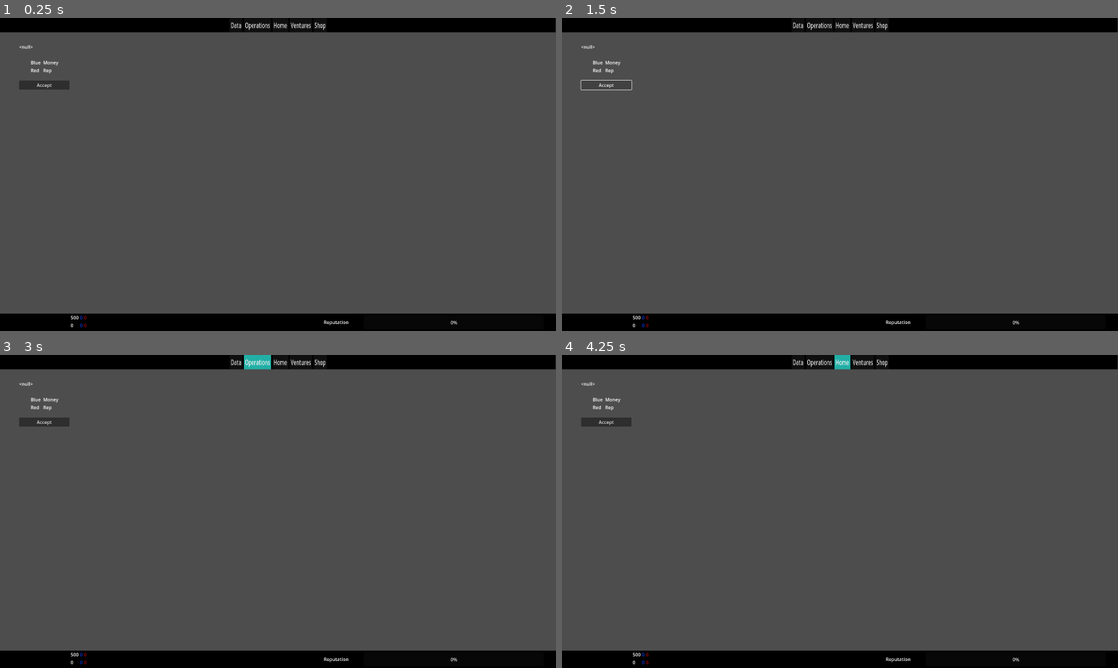
Above: before the commit, frames 1-4 (two rows, left to right).
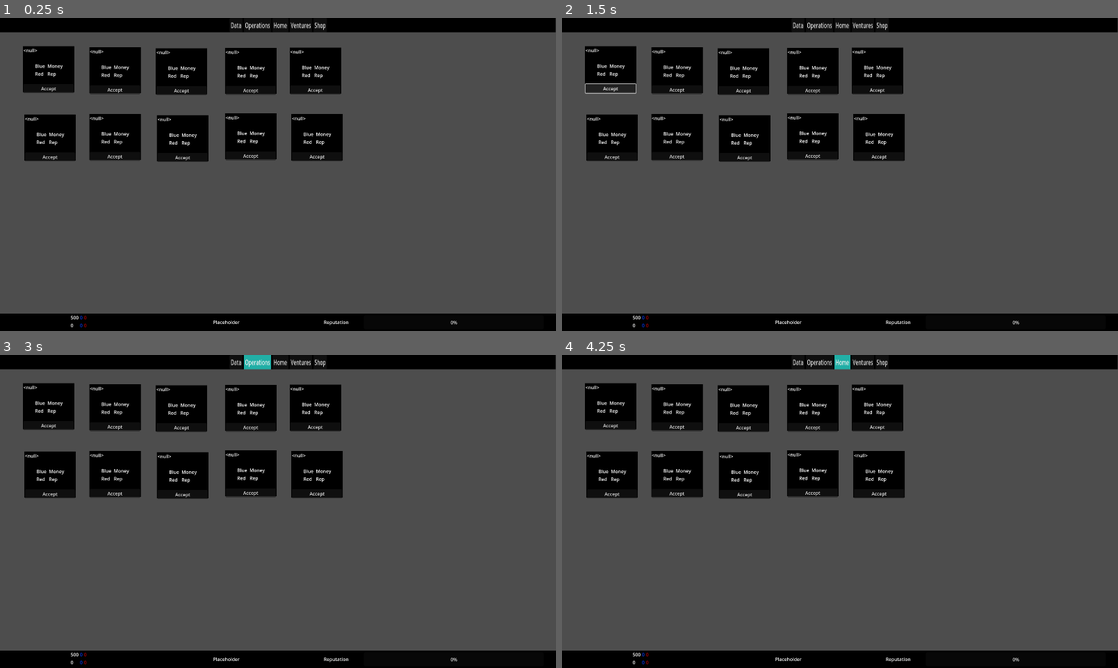
Above: after the commit, the same moments.

Repository: worrall1/PrivacyGame
Game: Godot game, scene res://Data.tscn
Two runs of this game, one before a commit and one after it. Both use one fixed random seed, a clock stepped at 60 frames per second and the inputs below. The project has no main scene, so this scene is started directly.
Inputs:
- Up to frame 1 (0.25 s): no input
- Up to frame 2 (1.5 s): click "Data" at 0.5 s; click "Accept" at 1.25 s
- Up to frame 3 (3 s): click "Accept" at 2 s; click "Operations" at 2.75 s
- Up to frame 4 (4.25 s): click "Home" at 3.5 s

The runs differ from the first frame. In frame 1, 14% of the frame differs, in the area x 3-62%, y 8-98%; in frame 2, 14%; in frame 3, 14%; in frame 4, 14%.
Error in both runs: Invalid assignment of property or key 'text' with value of type 'Nil' on a base object of type 'Label'. (res://DataOffer.gd:12)

Commit message:
Data Layout

Diff:
--- a/BottomBar.gd
+++ b/BottomBar.gd
@@ -14,4 +14,5 @@
 	get_node("HBoxContainer/VBoxContainer2/BDPS").text = str(Globals.bdps)
 	get_node("HBoxContainer/VBoxContainer3/RedData").text = str(Globals.redData)
 	get_node("HBoxContainer/VBoxContainer3/RDPS").text = str(Globals.rdps)
+	get_node("HBoxContainer/VBoxContainer3/SecurityLevel").text = str(Globals.securityLevel)
 	pass
--- a/BottomBar.tscn
+++ b/BottomBar.tscn
@@ -77,5 +77,8 @@
 
 [node name="SecurityLevel" type="Label" parent="."]
 layout_mode = 0
-offset_right = 40.0
-offset_bottom = 23.0
+offset_left = 736.0
+offset_top = 18.0
+offset_right = 828.0
+offset_bottom = 44.0
+text = "Placeholder"
--- a/Data.tscn
+++ b/Data.tscn
@@ -15,11 +15,62 @@
 
 [node name="NinePatchRect" parent="CanvasLayer" instance=ExtResource("2_lkrdd")]
 
-[node name="HFlowContainer" type="HFlowContainer" parent="."]
-offset_left = 64.0
-offset_top = 85.0
-offset_right = 1861.0
-offset_bottom = 962.0
+[node name="NinePatchRect" parent="." instance=ExtResource("3_kqmnx")]
+offset_left = 79.0
+offset_top = 97.0
+offset_right = 257.0
+offset_bottom = 256.0
 
-[node name="NinePatchRect" parent="HFlowContainer" instance=ExtResource("3_kqmnx")]
-layout_mode = 2
+[node name="NinePatchRect2" parent="." instance=ExtResource("3_kqmnx")]
+offset_left = 308.0
+offset_top = 101.0
+offset_right = 486.0
+offset_bottom = 260.0
+
+[node name="NinePatchRect3" parent="." instance=ExtResource("3_kqmnx")]
+offset_left = 538.0
+offset_top = 104.0
+offset_right = 716.0
+offset_bottom = 263.0
+
+[node name="NinePatchRect4" parent="." instance=ExtResource("3_kqmnx")]
+offset_left = 777.0
+offset_top = 103.0
+offset_right = 955.0
+offset_bottom = 262.0
+
+[node name="NinePatchRect5" parent="." instance=ExtResource("3_kqmnx")]
+offset_left = 1000.0
+offset_top = 102.0
+offset_right = 1178.0
+offset_bottom = 261.0
+
+[node name="NinePatchRect6" parent="." instance=ExtResource("3_kqmnx")]
+offset_left = 777.0
+offset_top = 329.0
+offset_right = 955.0
+offset_bottom = 488.0
+
+[node name="NinePatchRect7" parent="." instance=ExtResource("3_kqmnx")]
+offset_left = 84.0
+offset_top = 333.0
+offset_right = 262.0
+offset_bottom = 492.0
+
+[node name="NinePatchRect8" parent="." instance=ExtResource("3_kqmnx")]
+offset_left = 542.0
+offset_top = 335.0
+offset_right = 720.0
+offset_bottom = 494.0
+
+[node name="NinePatchRect9" parent="." instance=ExtResource("3_kqmnx")]
+offset_left = 1006.0
+offset_top = 332.0
+offset_right = 1184.0
+offset_bottom = 491.0
+
+[node name="NinePatchRect10" parent="." instance=ExtResource("3_kqmnx")]
+offset_left = 308.0
+offset_top = 331.0
+offset_right = 486.0
+offset_bottom = 490.0
